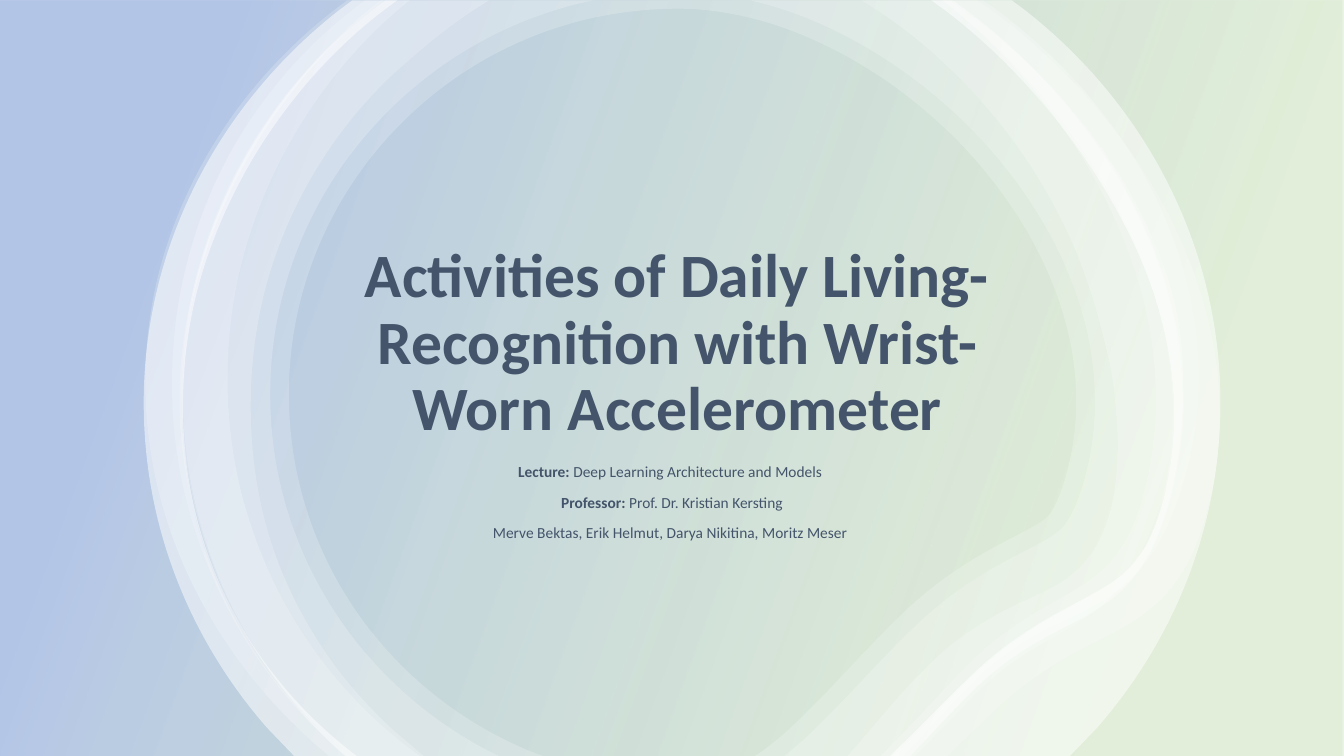
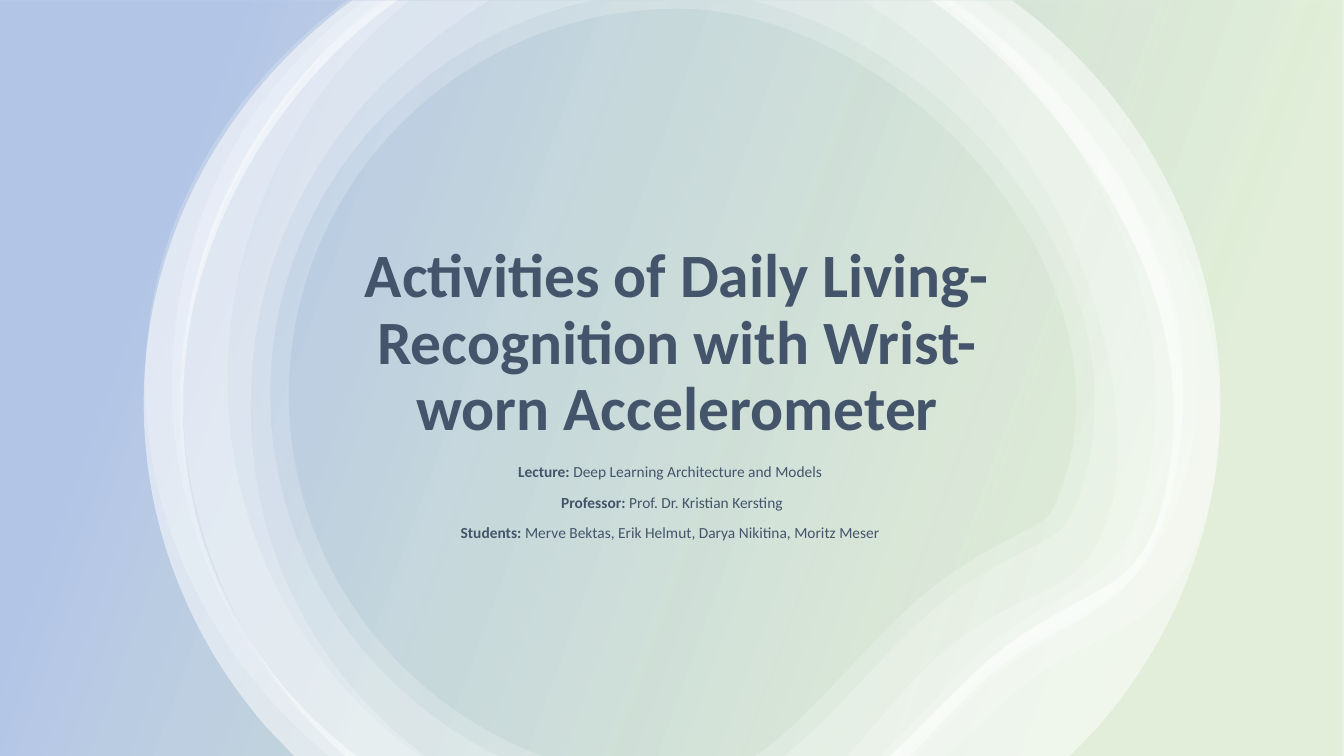
Before and after one commit to erikhelmut/ADL-recognition-with-wrist-worn-accelerometer, a slide deck: slide 1 of Activities of Daily Living-recognition-with-wrist-worn-accelerometer.pptx. Drawn at 1344x756 pixels with LibreOffice and Linux fonts; fonts in the diff are those of the drawing. Boxes give left, top, right and bottom in pixels: in the first picture for what was removed or moved away, otherwise in the second. Text is boxed around its words. In the diff, an @@ line names an element or a change of style, - is before the commit and + after.

```diff
--- a/Activities of Daily Living-recognition-with-wrist-worn-accelerometer.pptx
+++ b/Activities of Daily Living-recognition-with-wrist-worn-accelerometer.pptx
@@ title at <box>365,254,988,431</box>: text changed @@
-Activities of Daily Living-Recognition with Wrist-Worn Accelerometer
+Activities of Daily Living-Recognition with Wrist-worn Accelerometer
@@ subtitle at <box>461,527,879,541</box>: text changed @@
-Merve Bektas, Erik Helmut, Darya Nikitina, Moritz Meser
+Students: Merve Bektas, Erik Helmut, Darya Nikitina, Moritz Meser
```
Also in this commit, not shown: 7 other slides changed, 1 other file.
